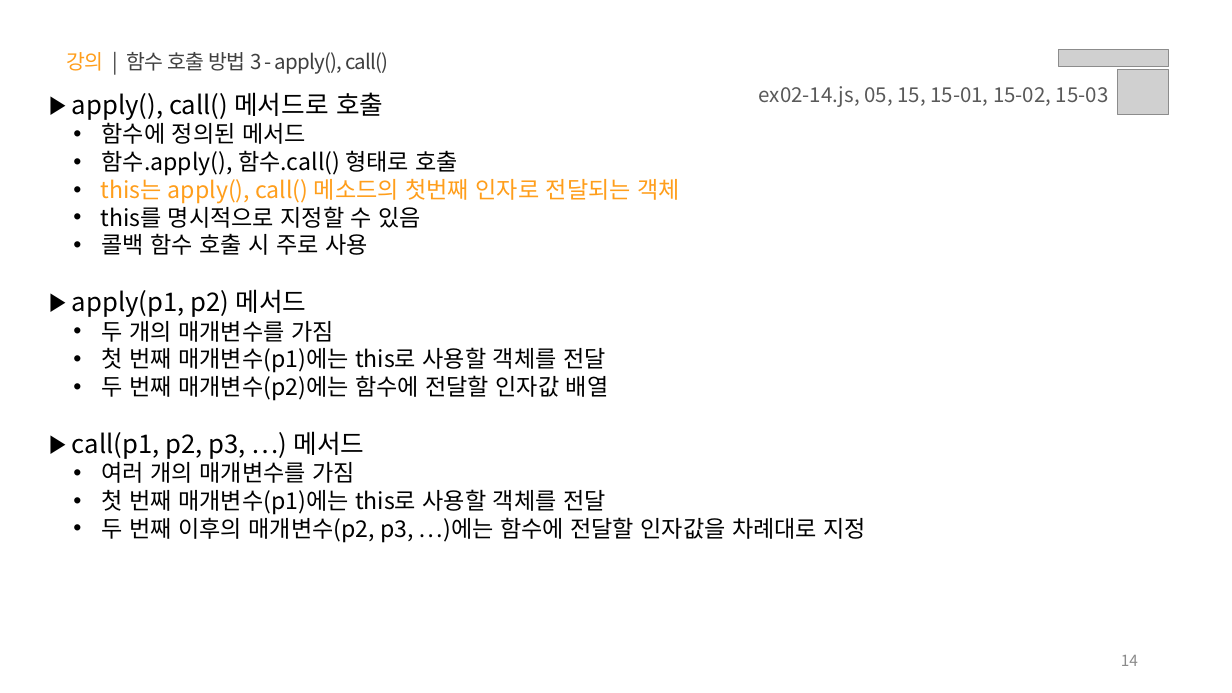
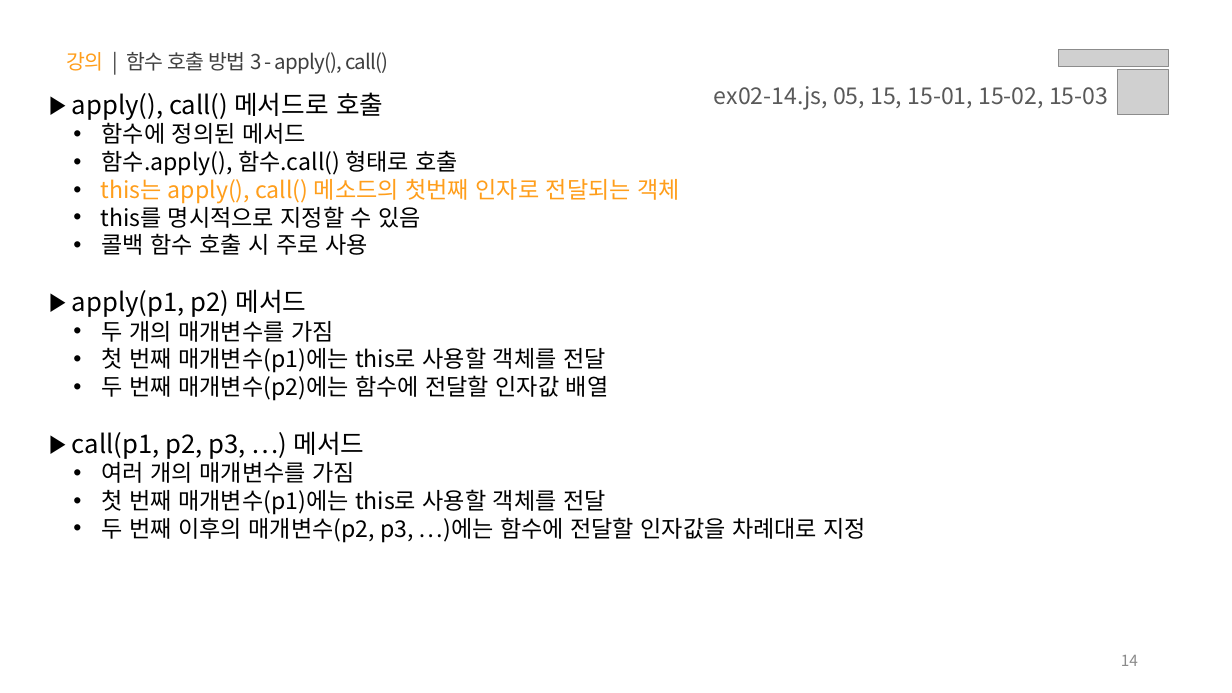
Before and after one commit to s-ja/lion_plus, a slide deck: slide 14 of PPT/02.자바스크립트 - 함수.pptx. Drawn at 1232x693 pixels with LibreOffice and Linux fonts; fonts in the diff are those of the drawing; grey boxes stand for pictures. Boxes give left, top, right and bottom in pixels: in the first picture for what was removed or moved away, otherwise in the second. Text is boxed around its words. In the diff, an @@ line names an element or a change of style, - is before the commit and + after.

```diff
--- a/PPT/02.자바스크립트 - 함수.pptx
+++ b/PPT/02.자바스크립트 - 함수.pptx
@@ text "ex02-14.js, 05, 15, 15-01, 15-02, ..." at <box>714,86,1108,110</box>: size 16 to 18 pt @@
```
Also in this commit, not shown: 3 other slides changed, 18 other files.
